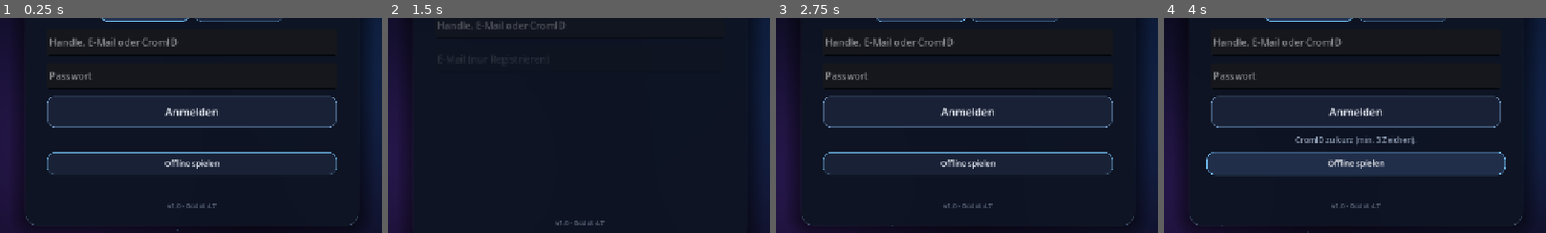
Above: before the commit, frames 1-4 (left to right).
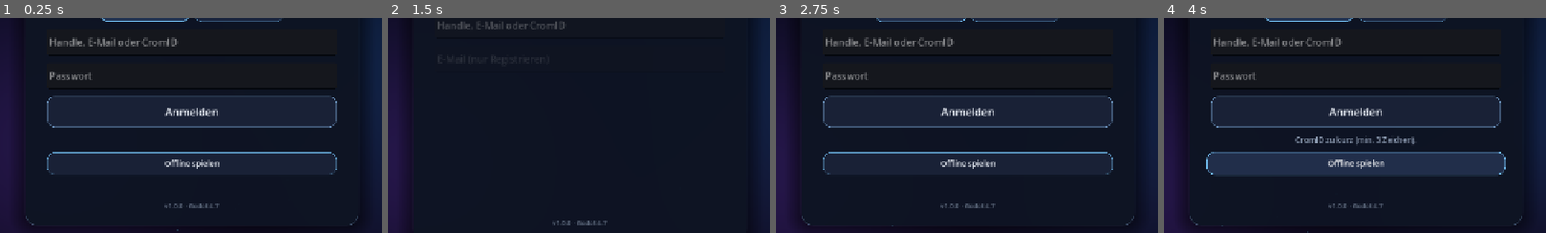
Above: after the commit, the same moments.

Repository: letward/one-hit
Game: Godot game, scene res://scenes/main.tscn
Same seed, same stepped clock (60 frames per second), same inputs: the game is played once before the commit and once after it.
Inputs:
- Up to frame 1 (0.25 s): no input
- Up to frame 2 (1.5 s): click "Login" at 0.5 s; click "Registrieren" at 1.25 s
- Up to frame 3 (2.75 s): click "Login" at 2 s
- Up to frame 4 (4 s): click "Anmelden" at 2.75 s; click "Offline spielen" at 3.5 s
The pictures show only the part of the screen within x 25-75%, y 43-93%; the shares and areas given below are measured in that part.

The runs differ from the first frame. In frame 1, 0.2% of the frame differs, in the area x 43-58%, y 86-89%; in frame 2, 0.1%; in frame 3, 0.2%; in frame 4, 0.2%.

Commit message:
feat: in-game auto-update (version check, download, self-install, restart)

Diff:
--- a/scripts/main_menu.gd
+++ b/scripts/main_menu.gd
@@ -31,6 +31,9 @@
 var _btn_tw: Dictionary = {}
 var _embers: Array[CPUParticles2D] = []
 var _last_credits: int = -1
+var _update_box: VBoxContainer
+var _update_label: Label
+var _update_status_l: Label
 var _auth_id: LineEdit
 var _auth_email: LineEdit
 var _auth_pw: LineEdit
@@ -57,6 +60,10 @@
 	Neocrom.login_finished.connect(_on_nc_login)
 	Neocrom.bonus_claimed.connect(_on_nc_bonus)
 	Neocrom.board_finished.connect(_on_nc_board)
+	Neocrom.updates_checked.connect(_on_nc_updates)
+	Neocrom.update_status.connect(func(msg: String) -> void:
+		if _update_status_l != null:
+			_update_status_l.text = msg)
 	if not _try_launcher_sso():
 		Neocrom.resume()
 	_refresh_lobby()
@@ -70,7 +77,21 @@
 		_refresh_mode_visibility()
 		_show_screen("setup", false)
 		_refresh_lobby()
+	if Neocrom.can_self_update():
+		Neocrom.check_updates()
 	_play_entrance()
+
+
+func _on_nc_updates(available: bool, info: Dictionary) -> void:
+	if not available or _update_box == null:
+		return
+	var v := str(info.get("latest_version", "?"))
+	var cl := str(info.get("changelog", ""))
+	_update_label.text = "Update %s verfügbar" % v
+	if cl != "":
+		_update_label.text += " — " + cl.left(140)
+	_update_box.visible = true
+	_fade_children(_screens["home"])
 
 
 func _process(_delta: float) -> void:
@@ -126,7 +147,7 @@
 	_toast_label.modulate.a = 0.0
 	vb.add_child(_toast_label)
 	var ver := Label.new()
-	ver.text = "v1.0 · Godot 4.7"
+	ver.text = "v%s · Godot 4.7" % Neocrom.local_version()
 	ver.add_theme_font_size_override("font_size", 11)
 	ver.add_theme_color_override("font_color", TEXT_FAINT)
 	ver.horizontal_alignment = HORIZONTAL_ALIGNMENT_CENTER
@@ -170,6 +191,26 @@
 	var b_online := _make_button("Online spielen", Vector2(0, 58), 19)
 	b_online.pressed.connect(func() -> void: _goto_setup("online"))
 	s.add_child(b_online)
+	_update_box = VBoxContainer.new()
+	_update_box.add_theme_constant_override("separation", 6)
+	_update_box.visible = false
+	s.add_child(_update_box)
+	_update_label = Label.new()
+	_update_label.add_theme_font_size_override("font_size", 14)
+	_update_label.add_theme_color_override("font_color", Color(0.45, 0.85, 1.0))
+	_update_label.horizontal_alignment = HORIZONTAL_ALIGNMENT_CENTER
+	_update_label.autowrap_mode = TextServer.AUTOWRAP_WORD_SMART
+	_update_box.add_child(_update_label)
+	var b_upd := _make_button("Aktualisieren", Vector2(0, 44), 15, true)
+	b_upd.pressed.connect(func() -> void:
+		_update_status_l.text = "Lade herunter …"
+		Neocrom.download_update())
+	_update_box.add_child(b_upd)
+	_update_status_l = Label.new()
+	_update_status_l.add_theme_font_size_override("font_size", 12)
+	_update_status_l.add_theme_color_override("font_color", TEXT_DIM)
+	_update_status_l.horizontal_alignment = HORIZONTAL_ALIGNMENT_CENTER
+	_update_box.add_child(_update_status_l)
 	var b_set := _make_button("Einstellungen", Vector2(0, 40), 14)
 	b_set.pressed.connect(func() -> void: _show_screen("settings"))
 	s.add_child(b_set)
--- a/scripts/neocrom_api.gd
+++ b/scripts/neocrom_api.gd
@@ -21,6 +21,8 @@
 signal invite_received(inv: Dictionary)
 signal invite_sent(ok: bool, message: String)
 signal servers_updated
+signal updates_checked(available: bool, info: Dictionary)
+signal update_status(message: String)
 
 const GAME_SLUG := "one-hit"
 const GAME_TITLE := "OneHit"
@@ -44,6 +46,7 @@
 var overlay: OHNeocromOverlay = null
 var pending_setup_online := false
 var publish_lobby := true
+var _update_info: Dictionary = {}
 
 var _jwt := ""
 var _jwt_exp := 0
@@ -776,6 +779,91 @@
 	_authed_call("DELETE", "/presence/heartbeat/%s" % session_key, {}, _on_void)
 
 
+# ---------- Auto-Update (Windows) ----------
+
+func local_version() -> String:
+	return str(ProjectSettings.get_setting("application/config/version", "1.0.0"))
+
+
+static func is_newer(latest: String, current: String) -> bool:
+	var pa := latest.split(".")
+	var pb := current.split(".")
+	for i in maxi(pa.size(), pb.size()):
+		var a := int(pa[i]) if i < pa.size() else 0
+		var b := int(pb[i]) if i < pb.size() else 0
+		if a != b:
+			return a > b
+	return false
+
+
+func check_updates() -> void:
+	_raw_call("GET", "/games/updates?slug=%s&version=%s" % [GAME_SLUG, local_version()],
+		{}, false, _on_updates_reply)
+
+
+func _on_updates_reply(resp: Dictionary) -> void:
+	if bool(resp.get("_ok", false)):
+		var d: Dictionary = resp.get("data", {})
+		_update_info = d
+		updates_checked.emit(bool(d.get("update_available", false)), d)
+	else:
+		updates_checked.emit(false, {})
+
+
+func can_self_update() -> bool:
+	return OS.has_feature("windows") and not OS.has_feature("editor")
+
+
+func download_update() -> void:
+	if not can_self_update():
+		update_status.emit("Auto-Update nur in der Windows-Version.")
+		return
+	if _update_info.is_empty() or not bool(_update_info.get("update_available", false)):
+		update_status.emit("Kein Update verfügbar.")
+		return
+	var dl := str(_update_info.get("download_url", ""))
+	if dl == "":
+		update_status.emit("Kein Download-Link.")
+		return
+	if dl.begins_with("/"):
+		dl = api_origin() + dl
+	var exe_dir := OS.get_executable_path().get_base_dir()
+	var target := exe_dir.path_join("OneHit.new.exe")
+	update_status.emit("Lade Update …")
+	var http := HTTPRequest.new()
+	http.timeout = 900
+	http.download_file = target
+	add_child(http)
+	http.request_completed.connect(_on_update_done.bind(http, target, exe_dir))
+
+
+func _on_update_done(result: int, code: int, _h: PackedByteArray, _b: PackedByteArray, http: HTTPRequest, target: String, exe_dir: String) -> void:
+	if is_instance_valid(http):
+		http.queue_free()
+	if result != HTTPRequest.RESULT_SUCCESS or code < 200 or code >= 300:
+		update_status.emit("Download fehlgeschlagen.")
+		return
+	if not FileAccess.file_exists(target):
+		update_status.emit("Download unvollständig.")
+		return
+	var bat := exe_dir.path_join("onehit_update.bat")
+	var f := FileAccess.open(bat, FileAccess.WRITE)
+	if f == null:
+		update_status.emit("Kein Schreibzugriff im Spielordner.")
+		return
+	f.store_string("@echo off\r\n")
+	f.store_string(":waitloop\r\n")
+	f.store_string("tasklist /FI \"PID eq %%1\" 2>NUL | findstr /C:\"%%1\" >NUL\r\n")
+	f.store_string("if %%ERRORLEVEL%%==0 ( timeout /t 1 /nobreak >NUL & goto waitloop )\r\n")
+	f.store_string("move /Y \"%%~dp0OneHit.new.exe\" \"%%~dp0OneHit.exe\" >NUL\r\n")
+	f.store_string("start \"\" \"%%~dp0OneHit.exe\"\r\n")
+	f.store_string("del \"%%~f0\"\r\n")
+	f.close()
+	update_status.emit("Installiere Update …")
+	OS.create_process("cmd.exe", PackedStringArray(["/c", bat, str(OS.get_process_id())]))
+	get_tree().quit()
+
+
 # ---------- Transport ----------
 
 func _raw_call(method: String, path: String, body: Dictionary, auth: bool, cb: Callable, timeout_s: int = 8) -> void:
